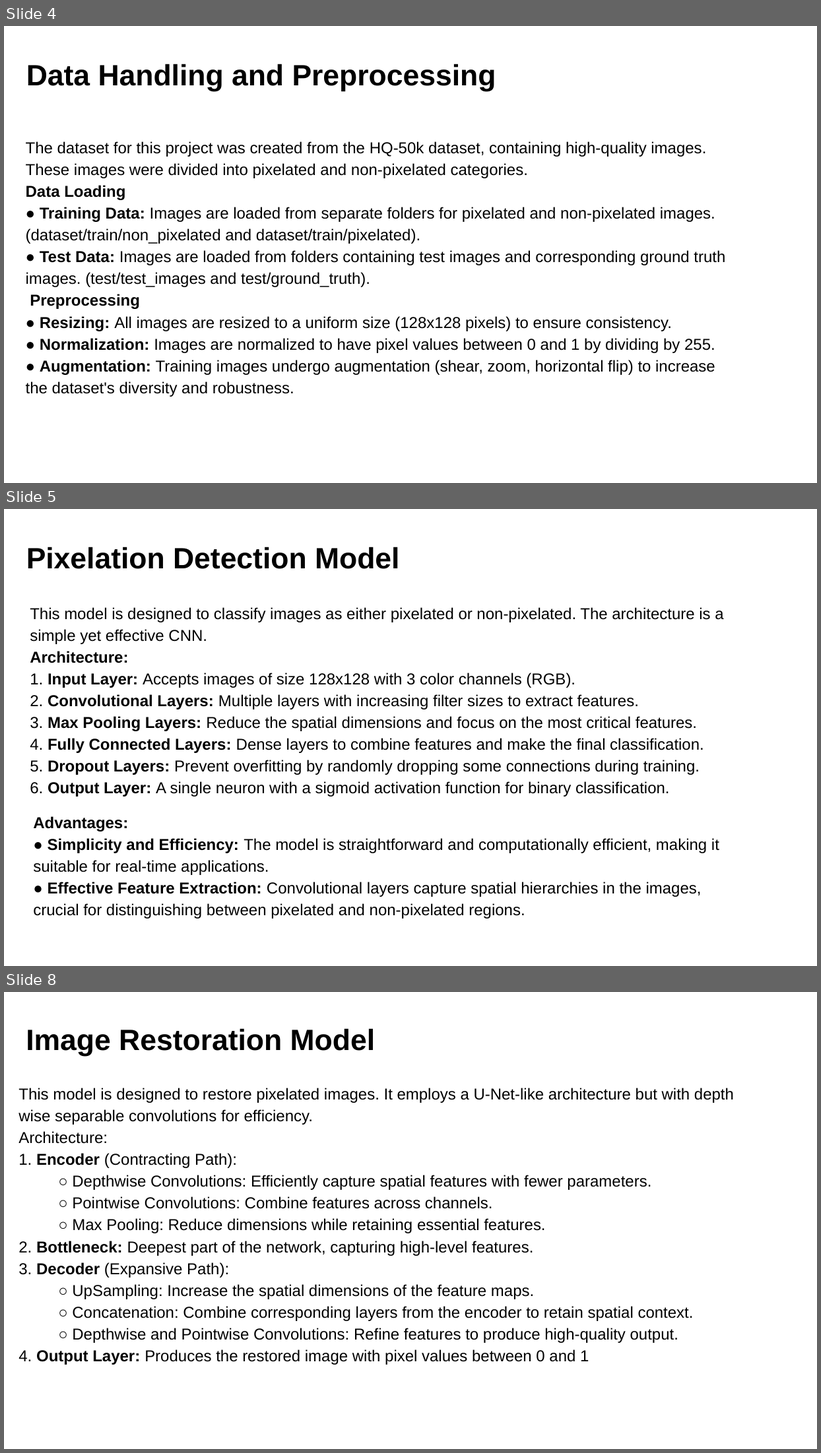
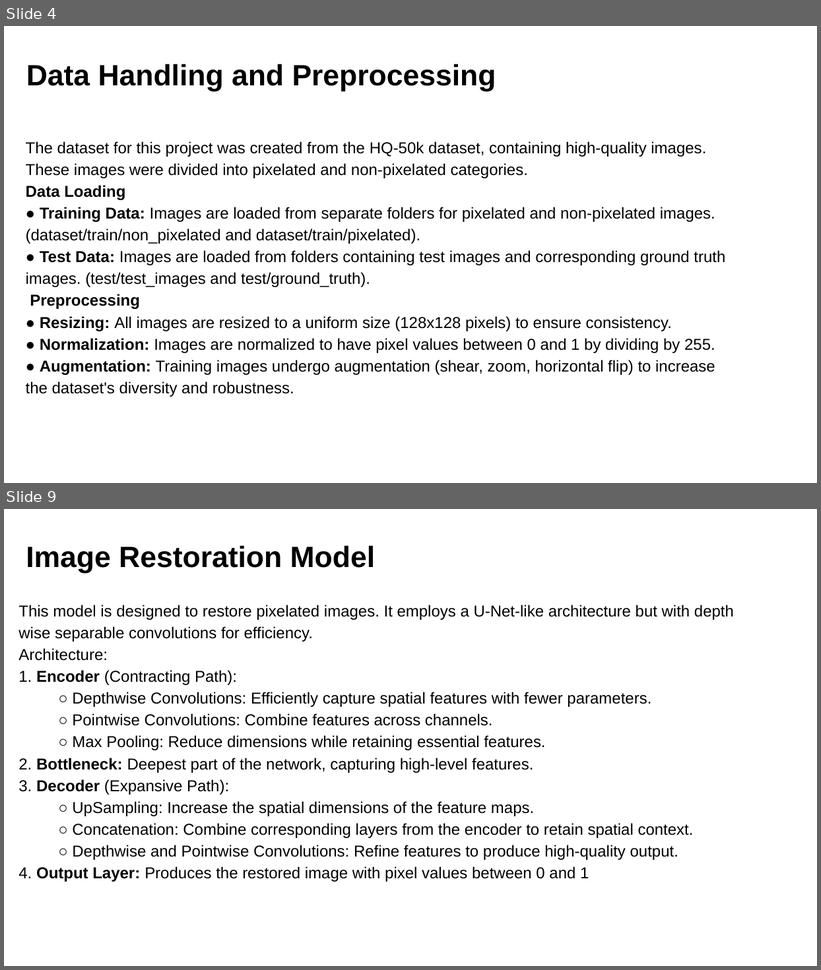
Before and after one commit to nitesh030923/Pixelation-Detection-And-Restoration, a slide deck: Documentation/Intel_Unnati_Submission.pptx. Shown one above the other, each under a label of ours: slides 4, 5 and 8 before the commit, slides 4 and 9 after it; the slides between them are not shown. The pictures are 821x1453 and 821x970 pixels, drawn with LibreOffice and Linux fonts; fonts in the diff are those of the drawing; background and template pictures are left out. Boxes give left, top, right and bottom in pixels: in the first picture for what was removed or moved away, otherwise in the second. Text is boxed around its words. In the diff, an @@ line names an element or a change of style, - is before the commit and + after.

```diff
--- a/Documentation/Intel_Unnati_Submission.pptx
+++ b/Documentation/Intel_Unnati_Submission.pptx
@@ slide 5 removed at (4,509,817,966), background #FFFFFF @@
@@ title removed at (26,547,399,569) @@
-Pixelation Detection Model
@@ text removed at (30,607,723,797) @@
-This model is designed to classify images as either pixelated or non-pixelated. The architecture is a simple yet effective CNN.
-Architecture:
-1. Input Layer: Accepts images of size 128x128 with 3 color channels (RGB).
-2. Convolutional Layers: Multiple layers with increasing filter sizes to extract features.
-3. Max Pooling Layers: Reduce the spatial dimensions and focus on the most critical features.
-4. Fully Connected Layers: Dense layers to combine features and make the final classification.
-5. Dropout Layers: Prevent overfitting by randomly dropping some connections during training.
-6. Output Layer: A single neuron with a sigmoid activation function for binary classification.
@@ text removed at (33,817,719,919) @@
-Advantages:
-● Simplicity and Efficiency: The model is straightforward and computationally efficient, making it suitable for real-time applications.
-● Effective Feature Extraction: Convolutional layers capture spatial hierarchies in the images, crucial for distinguishing between pixelated and non-pixelated regions.
@@ what was slide 8 is now slide 9 @@
```
Also in this commit, not shown: 5 slides changed, 2 slides added.
